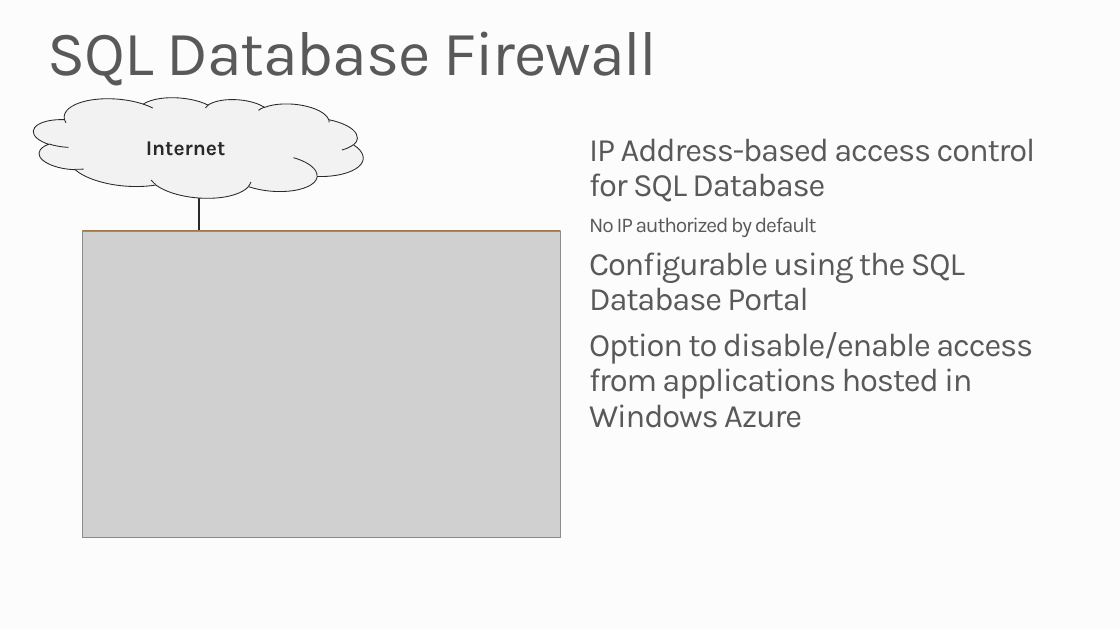
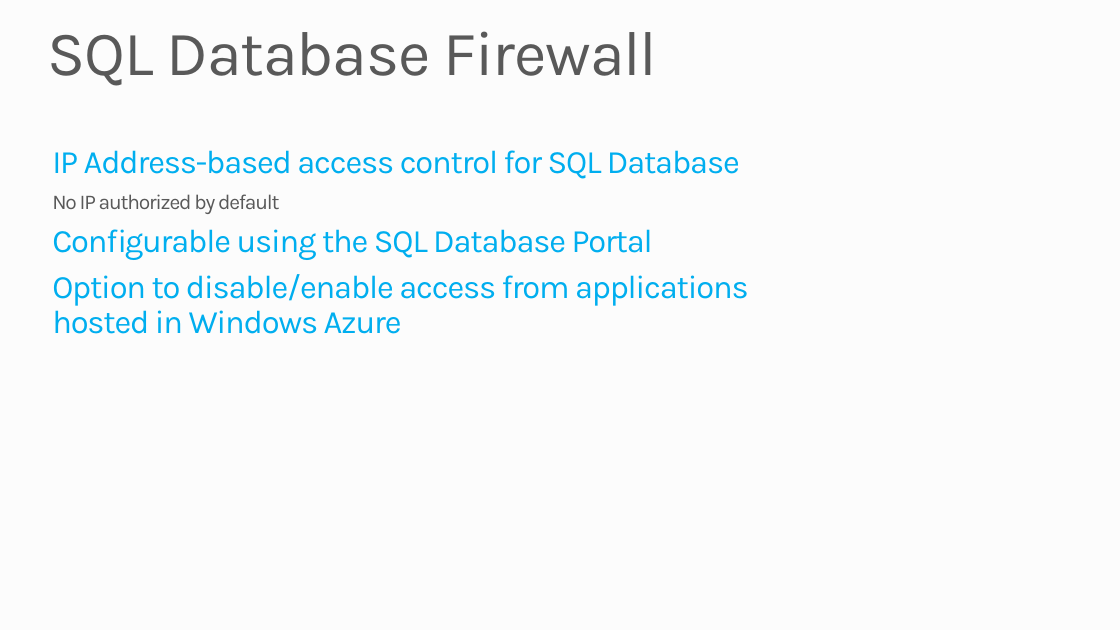
Before and after one commit to mwasham/WATK-Presentations, a slide deck: slide 16 of WindowsAzureSQLDatabase/WindowsAzureSQLDatabase.pptx. Drawn at 1120x630 pixels with LibreOffice and Linux fonts; fonts in the diff are those of the drawing; grey boxes stand for pictures; background and template pictures are left out. Boxes give left, top, right and bottom in pixels: in the first picture for what was removed or moved away, otherwise in the second. Text is boxed around its words. In the diff, an @@ line names an element or a change of style, - is before the commit and + after.

```diff
--- a/WindowsAzureSQLDatabase/WindowsAzureSQLDatabase.pptx
+++ b/WindowsAzureSQLDatabase/WindowsAzureSQLDatabase.pptx
@@ cloud removed at (29, 84, 367, 210) @@
@@ text "IP Address-based access control for ...": place and size @@
-text "IP Address-based access control for ..." at (589, 138, 1035, 399)
+text "IP Address-based access control for ..." at (52, 150, 749, 334)
@@ text removed at (146, 141, 226, 156) @@
-Internet
@@ text at (52, 150, 749, 334): text colour #595959 to #00AEEF in "IP Address-based access control for SQL Database", "Configurable using the SQL Database Portal", "Option to disable/enable access from applications hosted ..." @@
@@ line removed from (199, 231) to (199, 196) @@
@@ rectangle removed at (83, 231, 560, 538) @@
@@ picture removed at (83, 231, 560, 538) @@
```
Also in this commit, not shown: 9 other slides changed, 1 slide added, 2 slides removed.
